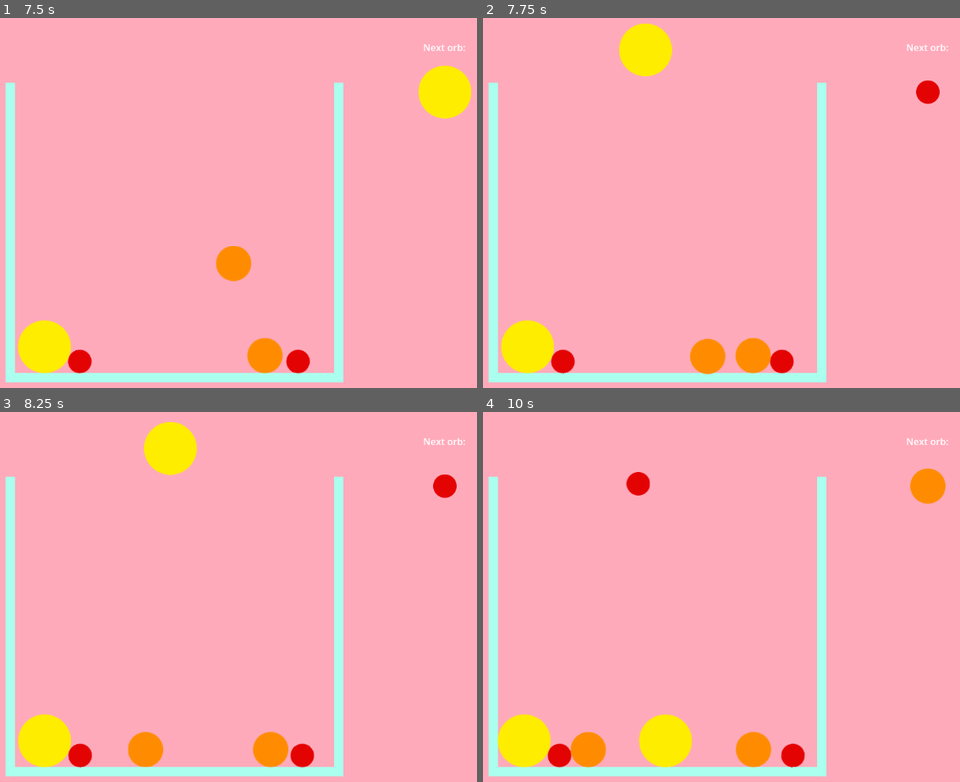
Above: before the commit, frames 1-4 (two rows, left to right).
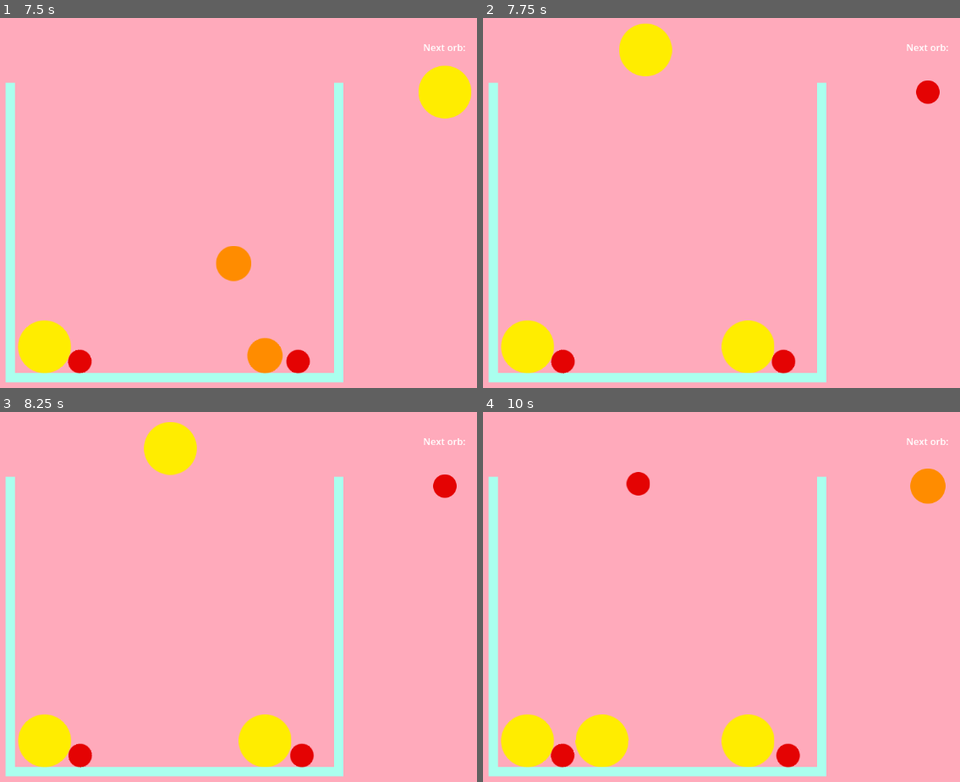
Above: after the commit, the same moments.

Repository: LailaiLand/Orbz
Game: Godot game, scene res://main.tscn
Two runs of this game, one before a commit and one after it. Both use one fixed random seed, a clock stepped at 60 frames per second and the inputs below.
Inputs:
- Up to frame 1 (7.5 s): tap Enter at 0.5 s; hold D (move_right) 0.53-1.28 s; tap Space (drop) every 0.75 s from 0.6 to 7.35 s; hold A (move_left) 1.28-2.03 s; hold D (move_right) 2.03-3.53 s; hold A (move_left) 3.53-5.78 s; hold D (move_right) from 5.78 s (still down)
- Up to frame 2 (7.75 s): keep holding D (move_right)
- Up to frame 3 (8.25 s): release D (move_right) at 8.03 s; hold A (move_left) from 8.03 s (still down); tap Space (drop) at 8.1 s
- Up to frame 4 (10 s): tap Space (drop) at 8.85, 9.6 s; release A (move_left) at 9.53 s; hold D (move_right) from 9.53 s (still down)

Frame 1 is identical in both runs. In frame 2, 1.9% of the frame differs, in the area x 43-66%, y 81-97%; in frame 3, 1.9%; in frame 4, 4.5%, in the area x 3-68%, y 81-97%.

Commit message:
GATTAI!
I can drop and combine!

Diff:
--- a/GameBoard.gd
+++ b/GameBoard.gd
@@ -48,8 +48,6 @@
 
 	_random_next_orb()
 
-func _on_orb_dropped():
-	$DropTimer.start()
 
 func _spawn_new_orb(orb_name):
 	var orb_spawn
@@ -64,6 +62,28 @@
 	orb_spawn.gravity_scale = 0
 	add_child(orb_spawn)
 
+func _on_orb_dropped():
+	$DropTimer.start()
+
+func _on_orb_combination(colour, orb1, orb2):
+	var combined_orb
+	if colour == "orange":
+		combined_orb = orange_orb_scene.instantiate()
+	elif colour == "yellow":
+		combined_orb = yellow_orb_scene.instantiate()
+	elif colour == "green":
+		combined_orb = green_orb_scene.instantiate()
+	elif colour == "indigo":
+		combined_orb = indigo_orb_scene.instantiate()
+	elif colour == "violet":
+		combined_orb = violet_orb_scene.instantiate()
+	elif colour == "pride":
+		combined_orb = pride_orb_scene.instantiate()
+	combined_orb.position = orb1.position
+	remove_child(orb1)
+	remove_child(orb2)
+	add_child(combined_orb)
+
 func _on_stop_left_body_entered(body):
 	body.stop_left = true
 
--- a/orb.gd
+++ b/orb.gd
@@ -6,9 +6,11 @@
 var stop_right = false
 
 signal dropped
+signal combination
 
 func _ready():
 	connect("dropped", get_parent()._on_orb_dropped)
+	connect("combination", get_parent()._on_orb_combination)
 
 
 
@@ -29,12 +31,26 @@
 			movable = false
 			gravity_scale = 1
 			emit_signal("dropped")
-	#TODO: cycle all collosions and send to _check_for_match()
-	#      Also find out if that is too resource intensive/find easier way
+	var collisions = get_colliding_bodies()
+	for collision in collisions:
+		if collision.is_in_group("orbs"):
+			_check_for_match(collision)
+		else:
+			continue
 
 func _check_for_match(collision):
 	if self.is_in_group("red") and collision.is_in_group("red"):
-		_combine("orange", self.position, collision.position)
+		_combine("orange", self, collision)
+	elif self.is_in_group("orange") and collision.is_in_group("orange"):
+		_combine("yellow", self, collision)
+	elif self.is_in_group("yellow") and collision.is_in_group("yellow"):
+		_combine("green", self, collision)
+	elif self.is_in_group("green") and collision.is_in_group("green"):
+		_combine("indigo", self, collision)
+	elif self.is_in_group("indigo") and collision.is_in_group("indigo"):
+		_combine("violet", self, collision)
+	elif self.is_in_group("violet") and collision.is_in_group("violet"):
+		_combine("pride", self, collision)
 
-func _combine(colour, pos1, pos2):
-	pass #TODO emit signal and vectors
+func _combine(colour, orb1, orb2):
+	emit_signal("combination", colour, orb1, orb2)
--- a/orb_green.tscn
+++ b/orb_green.tscn
@@ -1,13 +1,16 @@
-[gd_scene load_steps=3 format=3 uid="uid://cek4swsdbynht"]
+[gd_scene load_steps=4 format=3 uid="uid://cek4swsdbynht"]
 
+[ext_resource type="Script" path="res://orb.gd" id="1_0858y"]
 [ext_resource type="Texture2D" uid="uid://bwcqrxqo4fswv" path="res://Art/PNG/OrbGreen.png" id="1_qq57s"]
 
 [sub_resource type="CircleShape2D" id="CircleShape2D_5xkl4"]
 radius = 67.0
 
 [node name="OrbGreen" type="RigidBody2D" groups=["green", "orbs"]]
+max_contacts_reported = 6
 contact_monitor = true
 can_sleep = false
+script = ExtResource("1_0858y")
 
 [node name="Sprite2D" type="Sprite2D" parent="."]
 texture = ExtResource("1_qq57s")
--- a/orb_indigo.tscn
+++ b/orb_indigo.tscn
@@ -1,13 +1,16 @@
-[gd_scene load_steps=3 format=3 uid="uid://dw70p86jt1okb"]
+[gd_scene load_steps=4 format=3 uid="uid://dw70p86jt1okb"]
 
+[ext_resource type="Script" path="res://orb.gd" id="1_5ip8b"]
 [ext_resource type="Texture2D" uid="uid://dg67h8uepjtsl" path="res://Art/PNG/OrbIndigo.png" id="1_tnhim"]
 
 [sub_resource type="CircleShape2D" id="CircleShape2D_1kswt"]
 radius = 95.0474
 
 [node name="OrbIndigo" type="RigidBody2D" groups=["indigo", "orbs"]]
+max_contacts_reported = 6
 contact_monitor = true
 can_sleep = false
+script = ExtResource("1_5ip8b")
 
 [node name="Sprite2D" type="Sprite2D" parent="."]
 texture = ExtResource("1_tnhim")
--- a/orb_orange.tscn
+++ b/orb_orange.tscn
@@ -7,6 +7,7 @@
 radius = 30.0666
 
 [node name="OrbOrange" type="RigidBody2D" groups=["orange", "orbs"]]
+max_contacts_reported = 6
 contact_monitor = true
 can_sleep = false
 script = ExtResource("1_6bpc6")
--- a/orb_pride.tscn
+++ b/orb_pride.tscn
@@ -1,13 +1,16 @@
-[gd_scene load_steps=3 format=3 uid="uid://dc0pv4ic6ybm7"]
+[gd_scene load_steps=4 format=3 uid="uid://dc0pv4ic6ybm7"]
 
 [ext_resource type="Texture2D" uid="uid://cotav2yduwga2" path="res://Art/PNG/OrbPride.png" id="1_7w561"]
+[ext_resource type="Script" path="res://orb.gd" id="1_nig0m"]
 
 [sub_resource type="CircleShape2D" id="CircleShape2D_cfh2m"]
 radius = 151.0
 
 [node name="OrbPride" type="RigidBody2D" groups=["orbs", "pride"]]
+max_contacts_reported = 6
 contact_monitor = true
 can_sleep = false
+script = ExtResource("1_nig0m")
 
 [node name="Sprite2D" type="Sprite2D" parent="."]
 texture = ExtResource("1_7w561")
--- a/orb_red.tscn
+++ b/orb_red.tscn
@@ -7,7 +7,7 @@
 radius = 20.025
 
 [node name="OrbRed" type="RigidBody2D" groups=["orbs", "red"]]
-max_contacts_reported = 4
+max_contacts_reported = 6
 contact_monitor = true
 can_sleep = false
 script = ExtResource("1_ret0a")
--- a/orb_violet.tscn
+++ b/orb_violet.tscn
@@ -1,13 +1,16 @@
-[gd_scene load_steps=3 format=3 uid="uid://bjct3m3rr60ve"]
+[gd_scene load_steps=4 format=3 uid="uid://bjct3m3rr60ve"]
 
 [ext_resource type="Texture2D" uid="uid://c6qsgc8itsgxl" path="res://Art/PNG/OrbViolet.png" id="1_g61fb"]
+[ext_resource type="Script" path="res://orb.gd" id="1_ktgll"]
 
 [sub_resource type="CircleShape2D" id="CircleShape2D_y6kgr"]
 radius = 125.0
 
 [node name="OrbViolet" type="RigidBody2D" groups=["orbs", "violet"]]
+max_contacts_reported = 6
 contact_monitor = true
 can_sleep = false
+script = ExtResource("1_ktgll")
 
 [node name="Sprite2D" type="Sprite2D" parent="."]
 texture = ExtResource("1_g61fb")
--- a/orb_yellow.tscn
+++ b/orb_yellow.tscn
@@ -7,6 +7,7 @@
 radius = 45.0111
 
 [node name="OrbYellow" type="RigidBody2D" groups=["orbs", "yellow"]]
+max_contacts_reported = 6
 contact_monitor = true
 can_sleep = false
 script = ExtResource("1_053ih")
